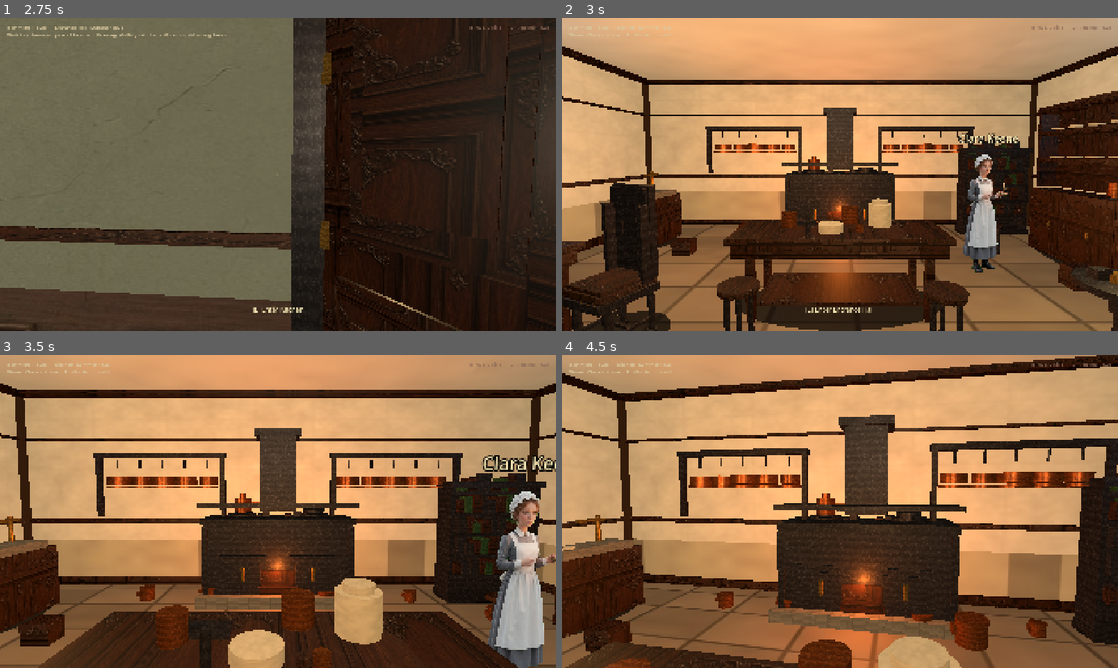
Above: before the commit, frames 1-4 (two rows, left to right).
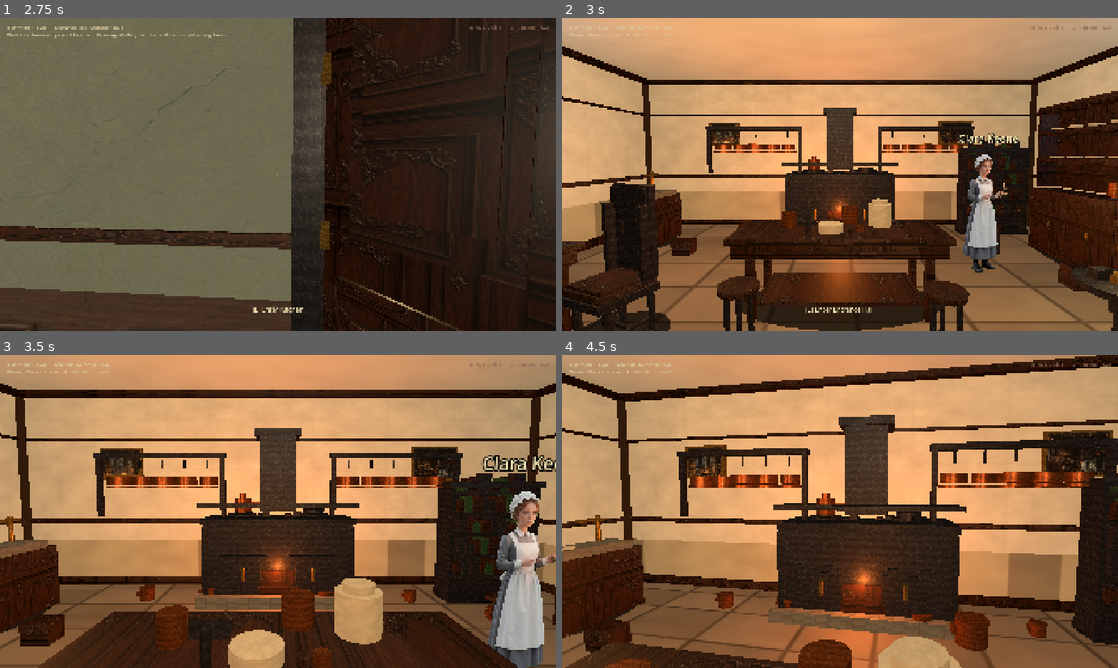
Above: after the commit, the same moments.

Repository: drakewing-eng/aetheric-engine
Game: Godot game, scene res://scenes/fps_main.tscn
Two runs of this game, one before a commit and one after it. Both use one fixed random seed, a clock stepped at 60 frames per second and the inputs below.
Inputs (mouse positions are in pixels of both pictures, inside the frame that each line leads up to):
- Up to frame 1 (2.75 s): tap Enter at 0.5 s; move the mouse to (305, 174) at 0.52 s; hold E (interact) 0.53-1.28 s; hold W (move_forward) from 0.53 s (still down); click (305, 174) at 0.67 s; move the mouse to (250, 174) at 1.27 s; tap E (interact) at 1.35, 2 s; move the mouse to (289, 168) at 2.02 s; hold E (interact) from 2.03 s (still down)
- Up to frame 2 (3 s): keep holding W (move_forward); move the mouse to (834, 180) at 2.77 s; release E (interact) at 2.78 s; tap E (interact) at 2.85 s; click (834, 180) at 2.92 s
- Up to frame 3 (3.5 s): keep holding W (move_forward)
- Up to frame 4 (4.5 s): keep holding W (move_forward); move the mouse to (878, 514) at 3.52 s; hold E (interact) 3.53-4.28 s; tap Enter at 4.25 s; move the mouse to (795, 508) at 4.27 s; tap E (interact) at 4.35 s

Frame 1 is identical in both runs. In frame 2, 0.6% of the frame differs, in the area x 26-74%, y 32-41%; in frame 3, 1.1%; in frame 4, 1.7%, in the area x 22-100%, y 24-40%.

Commit message:
visual loop 13: palm-frond mesh plants, kitchen wall art+dimmer, workshop wall denser

Diff:
--- a/aetheric-engine-godot/scripts/fps_props.gd
+++ b/aetheric-engine-godot/scripts/fps_props.gd
@@ -769,36 +769,39 @@
 	root.name = "Plant"
 	var scale: float = prop.get("scale", 1.0)
 	var tall: bool = prop.get("tall", false)
-	# Leaf palette biased so auto-mat never picks iron/velvet
-	var leaf_a := Color(0.28, 0.48, 0.22)
-	var leaf_b := Color(0.2, 0.38, 0.16)
-	var leaf_c := Color(0.34, 0.52, 0.26)
-	var stem_col := Color(0.22, 0.32, 0.14)
-	# Terracotta pot with rim + soil
-	_add_cylinder(root, Vector3(0, 0.2 * scale, 0), 0.2 * scale, 0.36 * scale, CLAY, true, 0.72)
-	_add_cylinder(root, Vector3(0, 0.38 * scale, 0), 0.24 * scale, 0.05 * scale, CLAY.lightened(0.12), false, 0.7)
-	_add_cylinder(root, Vector3(0, 0.4 * scale, 0), 0.18 * scale, 0.04 * scale, Color(0.18, 0.12, 0.07), false)
-	# Stem
-	var stem_h := 0.55 * scale if tall else 0.28 * scale
-	_add_cylinder(root, Vector3(0, 0.42 * scale + stem_h * 0.5, 0), 0.028 * scale, stem_h, stem_col, false, 0.9)
-	# Canopy: many small spheres/disks at offsets (bushier, less “stacked can”)
-	var base_y := 0.55 * scale + stem_h * 0.55
-	var blobs: Array = [
-		[Vector3(0, base_y, 0), 0.28 * scale, 0.22 * scale, leaf_a],
-		[Vector3(0.14 * scale, base_y + 0.06 * scale, 0.08 * scale), 0.18 * scale, 0.16 * scale, leaf_b],
-		[Vector3(-0.12 * scale, base_y + 0.04 * scale, -0.1 * scale), 0.17 * scale, 0.15 * scale, leaf_c],
-		[Vector3(0.08 * scale, base_y + 0.14 * scale, -0.06 * scale), 0.15 * scale, 0.14 * scale, leaf_a],
-		[Vector3(-0.1 * scale, base_y + 0.12 * scale, 0.1 * scale), 0.14 * scale, 0.13 * scale, leaf_b],
-		[Vector3(0.02 * scale, base_y + 0.2 * scale, 0.02 * scale), 0.16 * scale, 0.14 * scale, leaf_c],
-		[Vector3(0.18 * scale, base_y - 0.02 * scale, -0.04 * scale), 0.12 * scale, 0.12 * scale, leaf_a],
-		[Vector3(-0.16 * scale, base_y - 0.04 * scale, 0.06 * scale), 0.13 * scale, 0.12 * scale, leaf_b],
-	]
+	var leaf_a := Color(0.26, 0.46, 0.2)
+	var leaf_b := Color(0.18, 0.36, 0.14)
+	var leaf_c := Color(0.32, 0.5, 0.24)
+	var stem_col := Color(0.2, 0.3, 0.12)
+	# Terracotta pot + soil (grounded silhouette)
+	_add_cylinder(root, Vector3(0, 0.18 * scale, 0), 0.2 * scale, 0.34 * scale, CLAY, true, 0.88)
+	_add_cylinder(root, Vector3(0, 0.35 * scale, 0), 0.24 * scale, 0.05 * scale, CLAY.lightened(0.1), false, 0.88)
+	_add_cylinder(root, Vector3(0, 0.37 * scale, 0), 0.17 * scale, 0.04 * scale, Color(0.16, 0.1, 0.06), false, 0.9)
+	var stem_h := 0.5 * scale if tall else 0.26 * scale
+	_add_cylinder(root, Vector3(0, 0.4 * scale + stem_h * 0.5, 0), 0.025 * scale, stem_h, stem_col, false, 0.9)
+	# Palm-like fronds: thin boxes fanned outward (not stacked topiary balls)
+	var crown_y := 0.42 * scale + stem_h
+	var frond_n := 8 if tall else 6
+	for i in frond_n:
+		var ang := float(i) * (TAU / float(frond_n)) + 0.15
+		var len_f := (0.38 if tall else 0.28) * scale
+		var tip := Vector3(cos(ang) * len_f * 0.55, crown_y + 0.08 * scale, sin(ang) * len_f * 0.55)
+		var leaf := MeshInstance3D.new()
+		var bm := BoxMesh.new()
+		bm.size = Vector3(0.06 * scale, 0.02 * scale, len_f)
+		leaf.mesh = bm
+		var lmat := StandardMaterial3D.new()
+		lmat.albedo_color = leaf_a if i % 2 == 0 else leaf_b
+		lmat.roughness = 0.9
+		lmat.shading_mode = BaseMaterial3D.SHADING_MODE_PER_PIXEL
+		leaf.material_override = lmat
+		leaf.position = tip
+		leaf.look_at(Vector3(0, crown_y - 0.05 * scale, 0), Vector3.UP)
+		root.add_child(leaf)
+	# Soft crown mass at tip
+	_add_sphere_blob(root, Vector3(0, crown_y + 0.06 * scale, 0), 0.12 * scale, leaf_c)
 	if tall:
-		blobs.append([Vector3(0.0, base_y + 0.32 * scale, 0.0), 0.18 * scale, 0.16 * scale, leaf_b])
-		blobs.append([Vector3(0.1 * scale, base_y + 0.4 * scale, 0.04 * scale), 0.12 * scale, 0.12 * scale, leaf_a])
-		blobs.append([Vector3(-0.08 * scale, base_y + 0.38 * scale, -0.05 * scale), 0.11 * scale, 0.11 * scale, leaf_c])
-	for b in blobs:
-		_add_sphere_blob(root, b[0], float(b[1]), b[3])
+		_add_sphere_blob(root, Vector3(0.05 * scale, crown_y + 0.14 * scale, 0.02 * scale), 0.09 * scale, leaf_a)
 	_add_contact_shadow(root, 0.22 * scale, 0.22 * scale)
 	return root
 
--- a/aetheric-engine-godot/scripts/fps_rooms.gd
+++ b/aetheric-engine-godot/scripts/fps_rooms.gd
@@ -457,6 +457,9 @@
 			{"kind": "chalk_board", "pos": [-2.0, 0.0, -4.1], "yaw": 0.0},
 			{"kind": "tool_rack", "pos": [4.3, 0.0, 2.0], "yaw": -90.0},
 			{"kind": "tool_rack", "pos": [4.3, 0.0, -3.0], "yaw": -90.0},
+			{"kind": "tool_rack", "pos": [0.0, 0.0, -4.15], "yaw": 0.0},
+			{"kind": "bookshelf", "pos": [4.2, 0.0, 0.5], "yaw": -90.0, "width": 1.3, "height": 2.0},
+			{"kind": "chalk_board", "pos": [-4.2, 0.0, 0.0], "yaw": 90.0},
 			# Warm hanging lights + denser floor
 			{"kind": "chandelier", "pos": [-2.0, 0.0, -1.0], "hang": 3.0},
 			{"kind": "chandelier", "pos": [2.0, 0.0, 1.0], "hang": 3.0},
@@ -587,13 +590,17 @@
 		"floor_texture": TEX + "floor_kitchen.jpg",
 		"floor_color": Color(0.42, 0.36, 0.28),
 		"ceiling_color": Color(0.88, 0.84, 0.76),
-		"light_energy": 1.25,
-		"light_color": Color(1.0, 0.72, 0.42),
+		"light_energy": 1.05,
+		"light_color": Color(1.0, 0.68, 0.38),
 		"walls": {},
 		"features": [
 			{"kind": "door_frame", "pos": [0.0, 1.15, -3.85], "yaw": 0.0, "width": 1.55, "height": 2.35},
 			{"kind": "window", "pos": [4.35, 1.7, 0.5], "yaw": -90.0, "width": 1.1, "height": 1.5},
 			{"kind": "window", "pos": [-4.35, 1.7, 0.5], "yaw": 90.0, "width": 1.0, "height": 1.4},
+			{"kind": "painting", "pos": [-2.5, 2.1, 3.55], "yaw": 180.0, "width": 0.7, "height": 0.55,
+				"texture": "res://assets/rooms/richmond_kitchen.jpg"},
+			{"kind": "painting", "pos": [2.5, 2.1, 3.55], "yaw": 180.0, "width": 0.65, "height": 0.5,
+				"texture": "res://assets/rooms/richmond_workshop.jpg"},
 		],
 		"props": [
 			# Signature kitchen read — NEVER lab workbench
